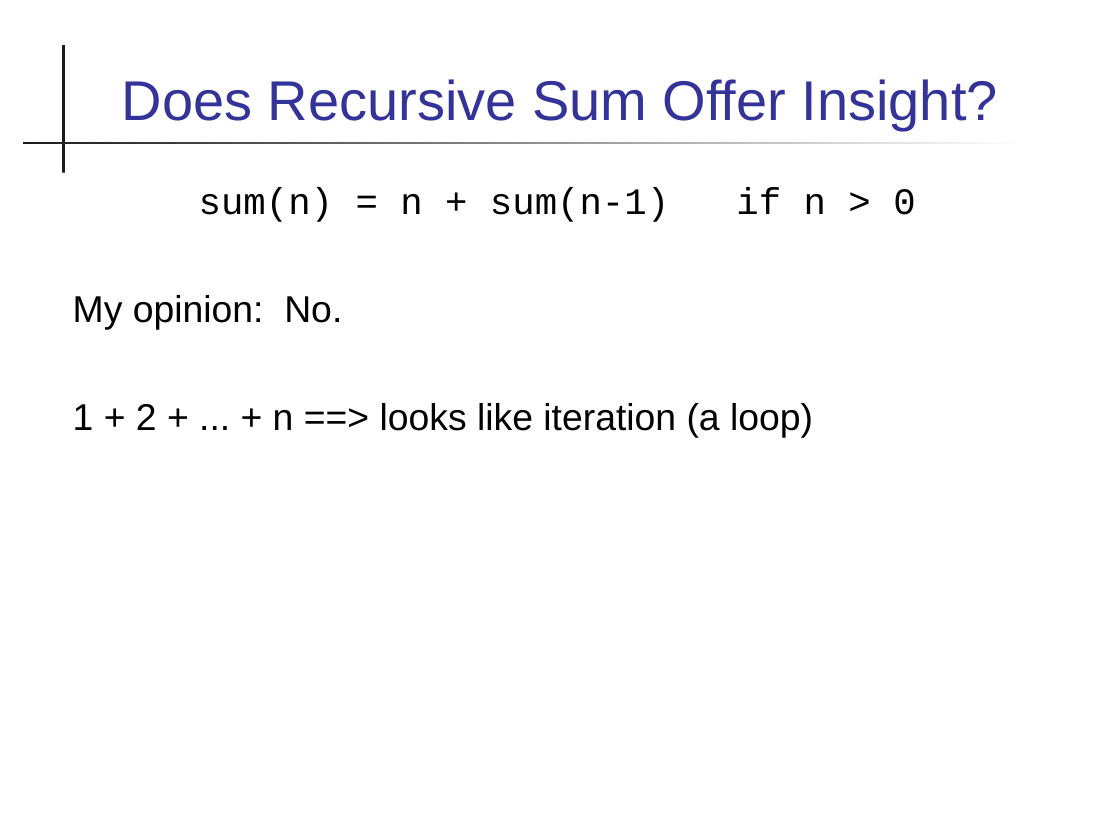
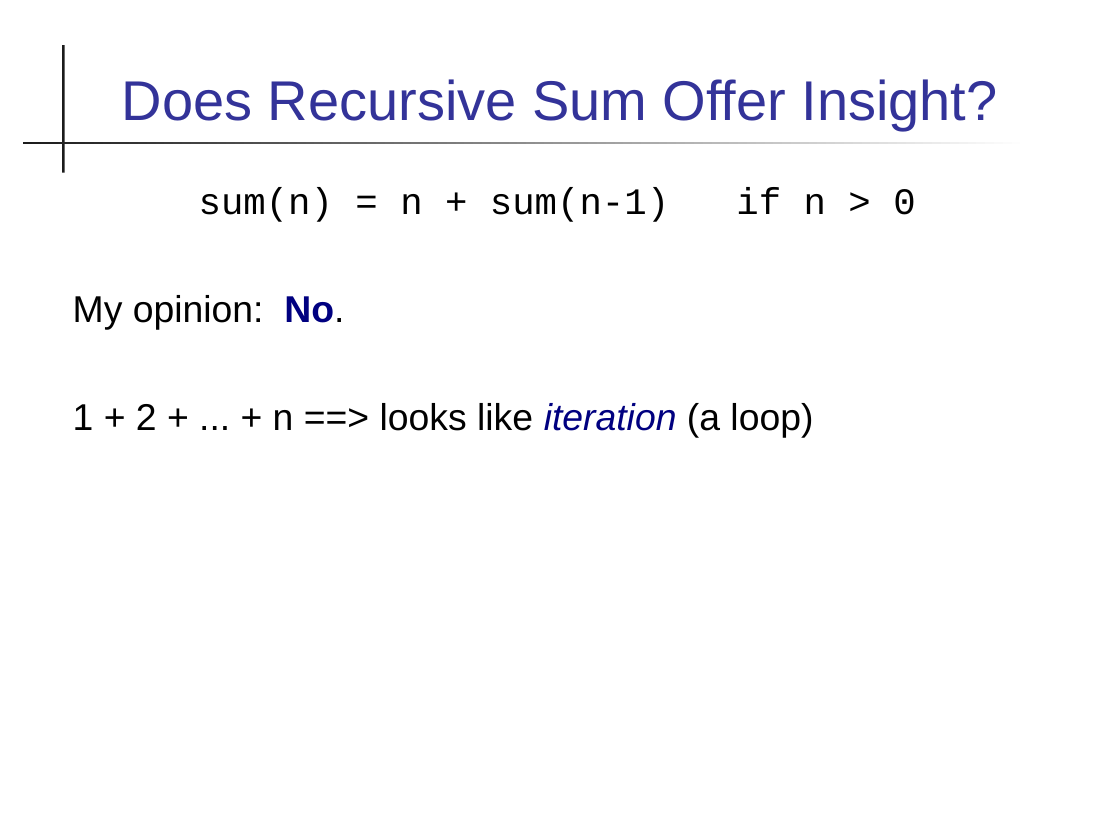
Before and after one commit to cpske/Prog2, a slide deck: slide 13 of recursion/Recursion.pptx. Drawn at 1120x840 pixels with LibreOffice and Linux fonts; fonts in the diff are those of the drawing. Boxes give left, top, right and bottom in pixels: in the first picture for what was removed or moved away, otherwise in the second. Text is boxed around its words. In the diff, an @@ line names an element or a change of style, - is before the commit and + after.

```diff
--- a/recursion/Recursion.pptx
+++ b/recursion/Recursion.pptx
@@ text at (x1=73, y1=295, x2=813, y2=438): text colour #000000 to #000080 in "No.", "iteration"; bold on in "No."; italic on in "iteration" @@
```
Also in this commit, not shown: 5 other slides changed, 28 other files.
